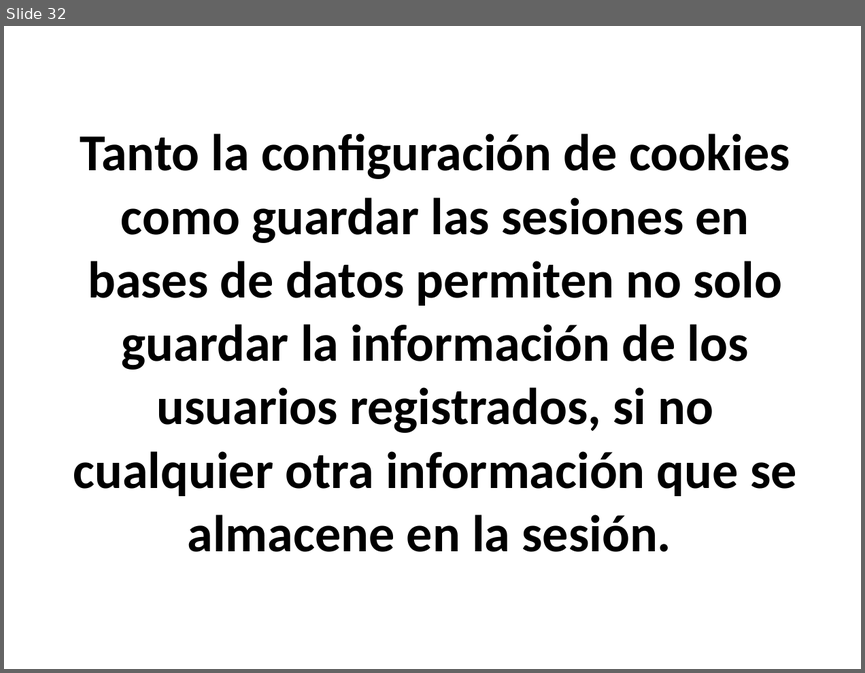
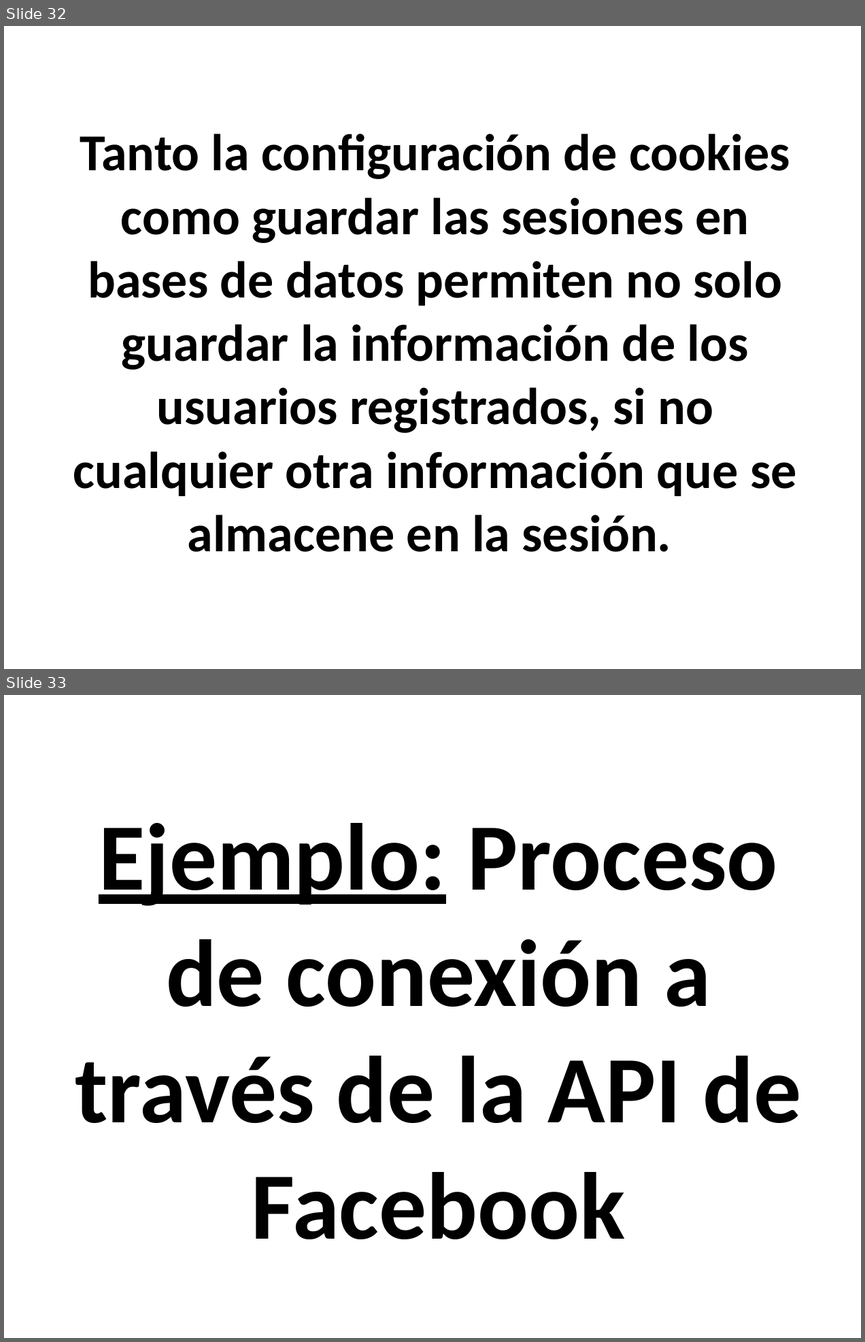
Before and after one commit to ltisera/MazeRedes, a slide deck: SSO.ppt. Shown one above the other, each under a label of ours: slide 32 before the commit, slides 32 and 33 after it. The pictures are 865x673 and 865x1342 pixels, drawn with LibreOffice and Linux fonts; fonts in the diff are those of the drawing. Boxes give left, top, right and bottom in pixels: in the first picture for what was removed or moved away, otherwise in the second. Text is boxed around its words. In the diff, an @@ line names an element or a change of style, - is before the commit and + after.

```diff
--- a/SSO.ppt
+++ b/SSO.ppt
@@ slide 33 added at [4,695,861,1338], background #FFFFFF @@
@@ title added at [75,823,801,1239], 88 pt, text #000000, bold @@
+Ejemplo: Proceso de conexión a través de la API de Facebook
```
Also in this commit, not shown: 1 slide changed, 6 other slides added, 2 other files.
